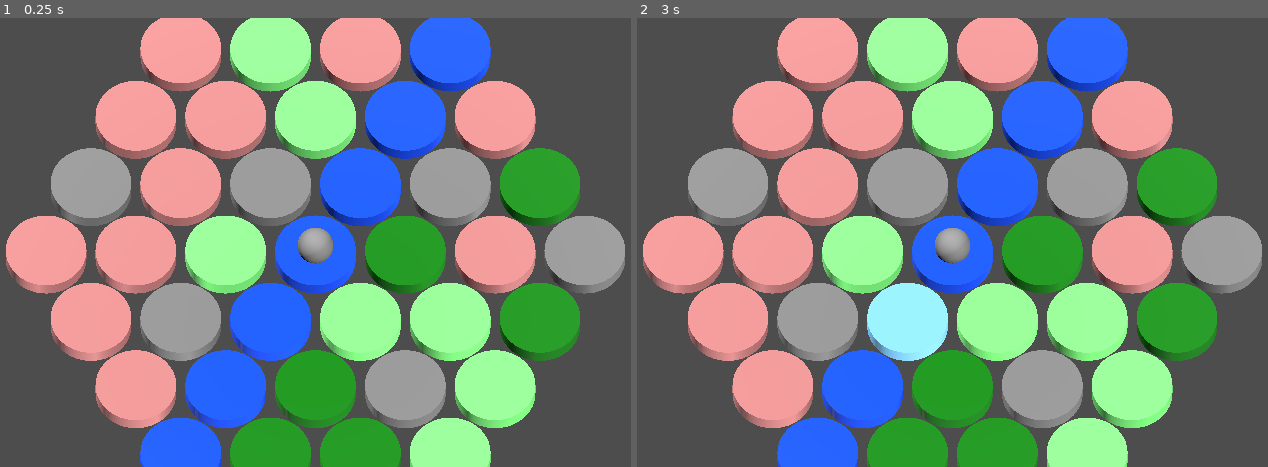
Above: before the commit, frames 1-2 (left to right).
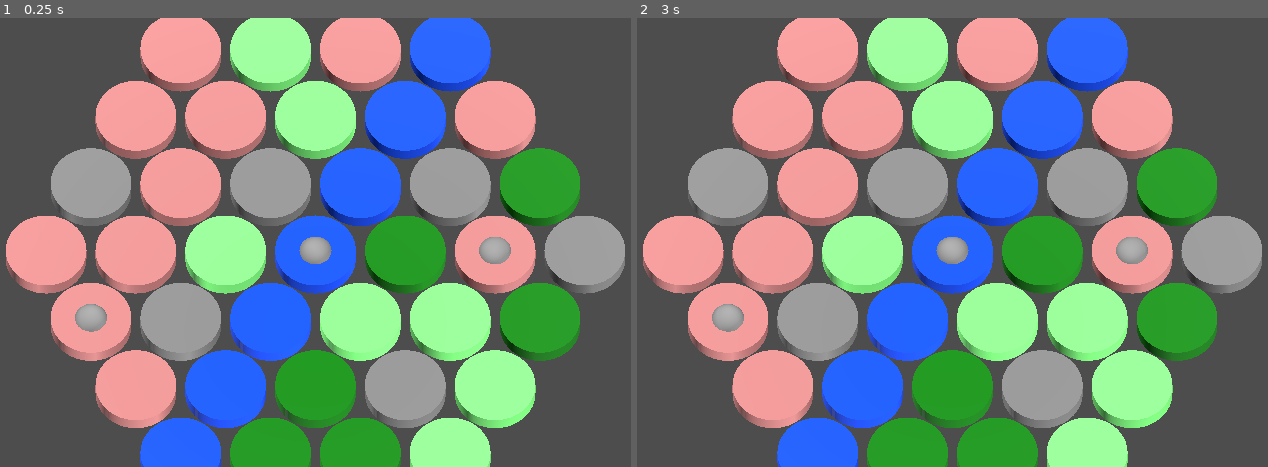
Above: after the commit, the same moments.

Repository: speezepearson/cohabitive-map
Game: Godot game, scene res://play.tscn
The game is run twice, just before and just after one commit, with the same random seed, the same clock (stepped at 60 frames per second) and the same inputs. The project has no main scene, so this scene is started directly.
Inputs (mouse positions are in pixels of both pictures, inside the frame that each line leads up to):
- Up to frame 1 (0.25 s): no input
- Up to frame 2 (3 s): tap Enter at 0.5, 2 s; move the mouse to (1129, 220) at 0.52 s; hold , (downright) 0.53-1.28 s; click (1129, 220) at 0.67 s; tap Space at 1.25, 2.75 s; move the mouse to (794, 264) at 1.27 s; hold M (downleft) 1.28-2.03 s; move the mouse to (1034, 143) at 2.02 s; hold , (downright) 2.03-2.78 s; move the mouse to (914, 332) at 2.77 s; hold I (upleft) from 2.78 s (still down); click (914, 332) at 2.92 s

The runs differ from the first frame. In frame 1, 0.7% of the frame differs, in the area x 11-81%, y 46-70%; in frame 2, 2.5%, in the area x 11-81%, y 46-77%.

Commit message:
have multiple players, with different powers

Diff:
--- a/play.gd
+++ b/play.gd
@@ -4,14 +4,15 @@
 
 # Called when the node enters the scene tree for the first time.
 func _ready():
+	set_player_ij($Players/Boat, Vector2i(0, 0))
+	set_player_ij($Players/Hermit, Vector2i(2, 0))
+	set_player_ij($Players/Druid, Vector2i(-2, 1))
+
 	for cell in $Cells.get_children():
 		cell = cell as Disk
 		cell.Clicked.connect(_on_disk_clicked.bind(cell))
 		cell.RightClicked.connect(_on_disk_rightclicked.bind(cell))
 
-	get_player().transform.origin = Hex.ij2xyz(Vector2i.ZERO) + Vector3(0,0.2,0)
-
-func get_player() -> Node3D: return $Player
 func get_camera() -> Camera3D: return $Camera3D
 
 const CAMERA_SPEED = 3
@@ -25,42 +26,77 @@
 	if Input.is_key_pressed(KEY_DOWN):
 		get_camera().transform.origin.z += CAMERA_SPEED*dt
 
+func set_player_ij(player: Node3D, ij: Vector2i):
+	player.set_meta("ij", ij)
+	player.transform.origin = Hex.ij2xyz(ij)
 
-
-var player_ij = Vector2i(0, 0)
-func move_player(dij: Vector2i):
-	player_ij += dij
-	get_player().transform.origin = Hex.ij2xyz(player_ij)
+func move_player(player: Node3D, dij: Vector2i):
+	set_player_ij(player, player.get_meta("ij") + dij)
 
 func _input(event: InputEvent):
-	if selection == Selection.PLAYER:
-		if Input.is_action_just_pressed('upleft'): move_player(Hex.UPLEFT)
-		if Input.is_action_just_pressed('upright'): move_player(Hex.UPRIGHT)
-		if Input.is_action_just_pressed('left'): move_player(Hex.LEFT)
-		if Input.is_action_just_pressed('right'): move_player(Hex.RIGHT)
-		if Input.is_action_just_pressed('downleft'): move_player(Hex.DOWNLEFT)
-		if Input.is_action_just_pressed('downright'): move_player(Hex.DOWNRIGHT)
+	var player = get_selected_player()
+	if player != null:
+		if Input.is_action_just_pressed('upleft'): move_player(player, Hex.UPLEFT)
+		if Input.is_action_just_pressed('upright'): move_player(player, Hex.UPRIGHT)
+		if Input.is_action_just_pressed('left'): move_player(player, Hex.LEFT)
+		if Input.is_action_just_pressed('right'): move_player(player, Hex.RIGHT)
+		if Input.is_action_just_pressed('downleft'): move_player(player, Hex.DOWNLEFT)
+		if Input.is_action_just_pressed('downright'): move_player(player, Hex.DOWNRIGHT)
 
 func _process(delta):
 	move_camera(delta)
 
 enum Selection {
 	NONE,
-	PLAYER,
-	# TODO: DISK(Disk)?
+	BOAT,
+	HERMIT,
+	DRUID,
 }
 var selection = Selection.NONE
 
-func _on_player_clicked():
-	selection = Selection.PLAYER
+func get_selected_player() -> Node3D:
+	return (
+		$Players/Boat if selection == Selection.BOAT else
+		$Players/Druid if selection == Selection.DRUID else
+		$Players/Hermit if selection == Selection.HERMIT else
+		null
+	)
 
 func _on_disk_clicked(disk: Disk):
 	var disk_ij = disk.get_meta('ij') as Vector2i
+	var selected_player = get_selected_player()
+	if selected_player == null: return
+	var player_ij = selected_player.get_meta("ij")
 	if player_ij == disk_ij or Hex.get_adjacency_direction(player_ij, disk_ij) != Vector2i.ZERO:
-		disk.flip_type()
+		if (
+			(selected_player == $Players/Boat)
+			or (selected_player == $Players/Hermit and disk.cell_type in [Cell.Type.MOUNTAIN, Cell.Type.VOLCANO])
+			or (selected_player == $Players/Druid and disk.cell_type in [Cell.Type.FOREST, Cell.Type.GRASS])
+		):
+			disk.flip_type()
 
 func _on_disk_rightclicked(disk: Disk):
 	var disk_ij = disk.get_meta('ij') as Vector2i
+	var selected_player = get_selected_player()
+	if selected_player == null: return
+	var player_ij = selected_player.get_meta("ij")
 	var dir = Hex.get_adjacency_direction(player_ij, disk_ij)
-	if dir != Vector2i.ZERO:
-		move_player(dir)
+	if dir != Vector2i.ZERO and selected_player != null:
+		if selected_player == $Players/Boat:
+			var here = $Cells.get_children().filter(func(d: Disk): return d.get_meta("ij") == player_ij)
+			if disk.cell_type == Cell.Type.WATER and here.front().cell_type == Cell.Type.WATER:
+				move_player(selected_player, dir)
+		elif (selected_player != $Players/Boat and disk.cell_type != Cell.Type.WATER):
+			move_player(selected_player, dir)
+
+
+func _on_boat_clicked():
+	selection = Selection.BOAT
+
+
+func _on_hermit_clicked():
+	selection = Selection.HERMIT
+
+
+func _on_druid_clicked():
+	selection = Selection.DRUID
--- a/play.tscn
+++ b/play.tscn
@@ -18,7 +18,16 @@
 [node name="DirectionalLight3D2" type="DirectionalLight3D" parent="."]
 transform = Transform3D(-0.690479, 0.529027, -0.493325, 1.57024e-08, 0.681998, 0.731354, 0.723353, 0.504984, -0.470905, -6.08547, 2.88619, -3.32766)
 
-[node name="Player" parent="." instance=ExtResource("2_fvciv")]
+[node name="Players" type="Node3D" parent="."]
+
+[node name="Boat" parent="Players" instance=ExtResource("2_fvciv")]
+metadata/ij = Vector2i(0, 0)
+
+[node name="Hermit" parent="Players" instance=ExtResource("2_fvciv")]
+metadata/ij = Vector2i(0, -2)
+
+[node name="Druid" parent="Players" instance=ExtResource("2_fvciv")]
+metadata/ij = Vector2i(1, 2)
 
 [node name="Cells" type="Node3D" parent="."]
 
@@ -200,3 +209,7 @@
 transform = Transform3D(0.9, 0, 0, 0, 0.9, 0, 0, 0, 0.9, 1.5, 0, 2.59808)
 cell_type = 4
 metadata/ij = Vector2i(3, 3)
+
+[connection signal="Clicked" from="Players/Boat" to="." method="_on_boat_clicked"]
+[connection signal="Clicked" from="Players/Hermit" to="." method="_on_hermit_clicked"]
+[connection signal="Clicked" from="Players/Druid" to="." method="_on_druid_clicked"]
--- a/project.godot
+++ b/project.godot
@@ -10,7 +10,7 @@
 
 [application]
 
-config/name="walkyshoot"
+config/name="cohabitive-map"
 config/features=PackedStringArray("4.2", "Forward Plus")
 config/icon="res://icon.svg"
 
